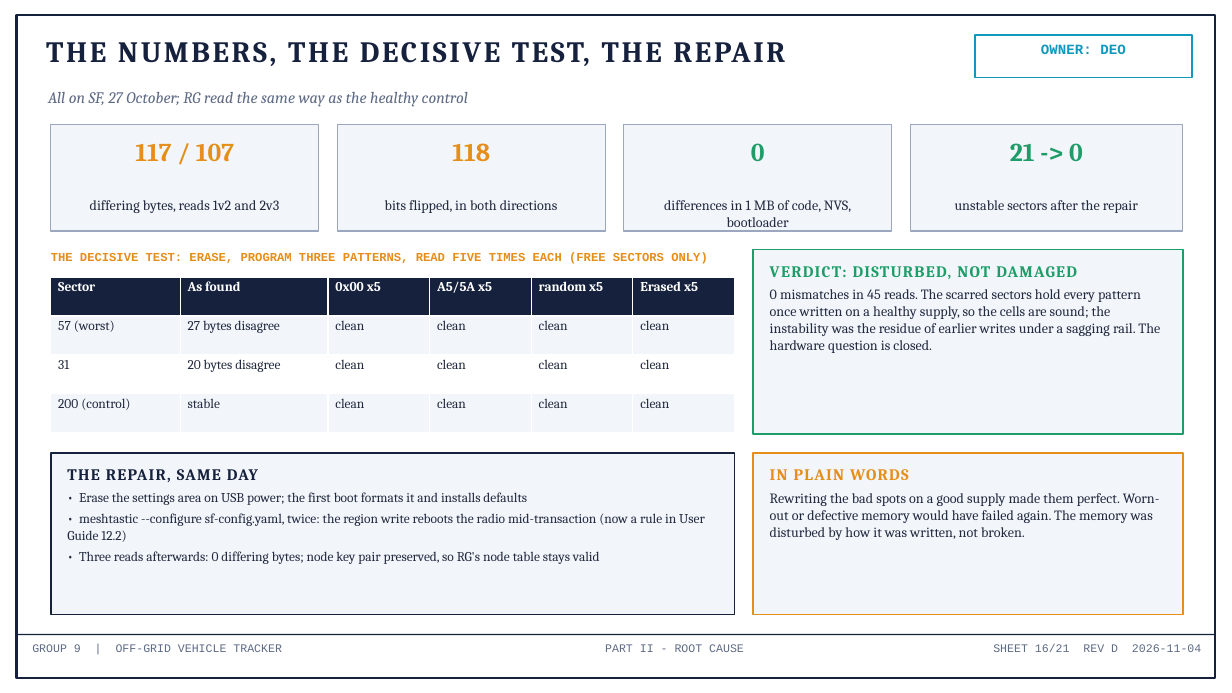
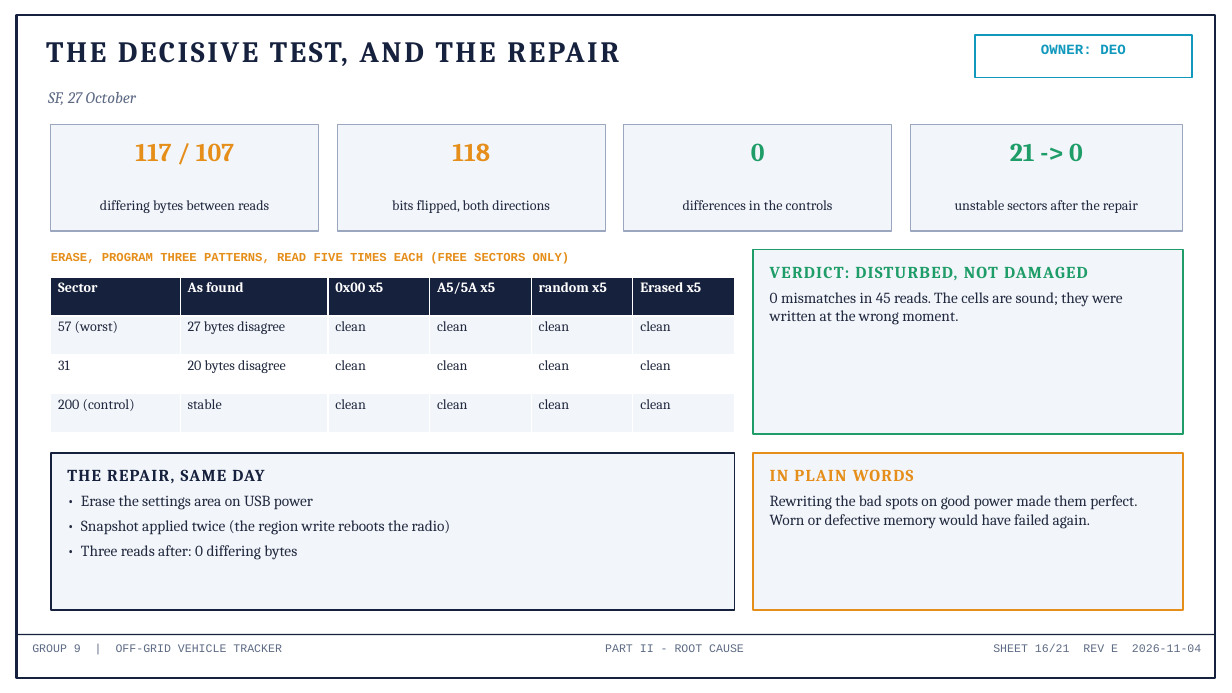
Before and after one commit to deosgracius/offgrid-vehicle-tracker, a slide deck: slide 16 of docs/presentations/Group9_Presentation.pptx. Drawn at 1232x693 pixels with LibreOffice and Linux fonts; fonts in the diff are those of the drawing. Boxes give left, top, right and bottom in pixels: in the first picture for what was removed or moved away, otherwise in the second. Text is boxed around its words. In the diff, an @@ line names an element or a change of style, - is before the commit and + after.

```diff
--- a/docs/presentations/Group9_Presentation.pptx
+++ b/docs/presentations/Group9_Presentation.pptx
@@ text at box(46, 42, 619, 66): text changed @@
-THE NUMBERS, THE DECISIVE TEST, THE REPAIR
+THE DECISIVE TEST, AND THE REPAIR
@@ text at box(48, 92, 136, 105): text changed @@
-All on SF, 27 October; RG read the same way as the healthy control
+SF, 27 October
@@ text at box(100, 200, 269, 213): text changed @@
-differing bytes, reads 1v2 and 2v3
+differing bytes between reads
@@ text at box(392, 200, 550, 213): text changed @@
-bits flipped, in both directions
+bits flipped, both directions
@@ text at box(683, 200, 833, 210): text changed @@
-differences in 1 MB of code, NVS, bootloader
+differences in the controls
@@ text at box(51, 252, 570, 264): text changed @@
-THE DECISIVE TEST: ERASE, PROGRAM THREE PATTERNS, READ FIVE TIMES EACH (FREE SECTORS ONLY)
+ERASE, PROGRAM THREE PATTERNS, READ FIVE TIMES EACH (FREE SECTORS ONLY)
@@ text at box(770, 266, 1088, 280): size 12.5 to 13 pt in "VERDICT: DISTURBED, NOT DAMAGED" @@
@@ table at box(51, 277, 735, 433) @@
@@ size 10.5 to 11 pt @@
@@ text at box(770, 292, 1122, 325): text changed; size 11 to 12 pt @@
-0 mismatches in 45 reads. The scarred sectors hold every pattern once written on a healthy supply, so the cells are sound; the instability was the residue of earlier writes under a sagging rail. The hardware question is closed.
+0 mismatches in 45 reads. The cells are sound; they were written at the wrong moment.
@@ rectangle: place and size @@
-rectangle at box(51, 453, 735, 615)
+rectangle at box(51, 453, 735, 610)
@@ text at box(67, 469, 264, 483): size 12.5 to 13 pt in "THE REPAIR, SAME DAY" @@
@@ rectangle: place and size @@
-rectangle at box(753, 453, 1183, 615)
+rectangle at box(753, 453, 1183, 610)
@@ text at box(770, 469, 914, 481): size 12.5 to 13 pt in "IN PLAIN WORDS" @@
@@ text at box(81, 495, 451, 560): text changed; size 10.5 to 12 pt @@
-• Erase the settings area on USB power; the first boot formats it and installs defaults
-• meshtastic --configure sf-config.yaml, twice: the region write reboots the radio mid-transaction (now a rule in User Guide 12.2)
-• Three reads afterwards: 0 differing bytes; node key pair preserved, so RG's node table stays valid
+• Erase the settings area on USB power
+• Snapshot applied twice (the region write reboots the radio)
+• Three reads after: 0 differing bytes
@@ text at box(770, 495, 1137, 529): text changed; size 11 to 12 pt @@
-Rewriting the bad spots on a good supply made them perfect. Worn-out or defective memory would have failed again. The memory was disturbed by how it was written, not broken.
+Rewriting the bad spots on good power made them perfect. Worn or defective memory would have failed again.
@@ text at box(993, 644, 1201, 652): text changed @@
-SHEET 16/21 REV D 2026-11-04
+SHEET 16/21 REV E 2026-11-04
```
Also in this commit, not shown: 20 other slides changed, 24 other files.
